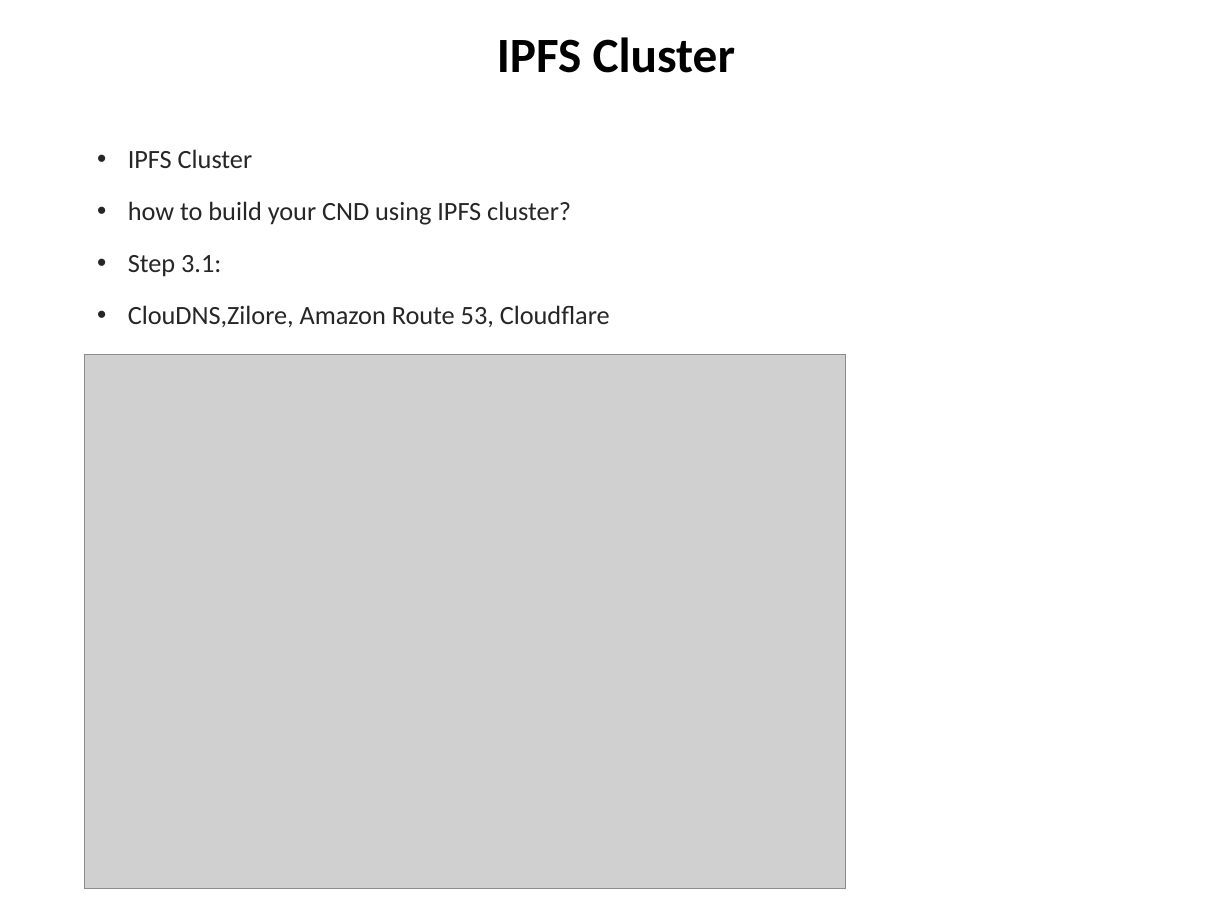
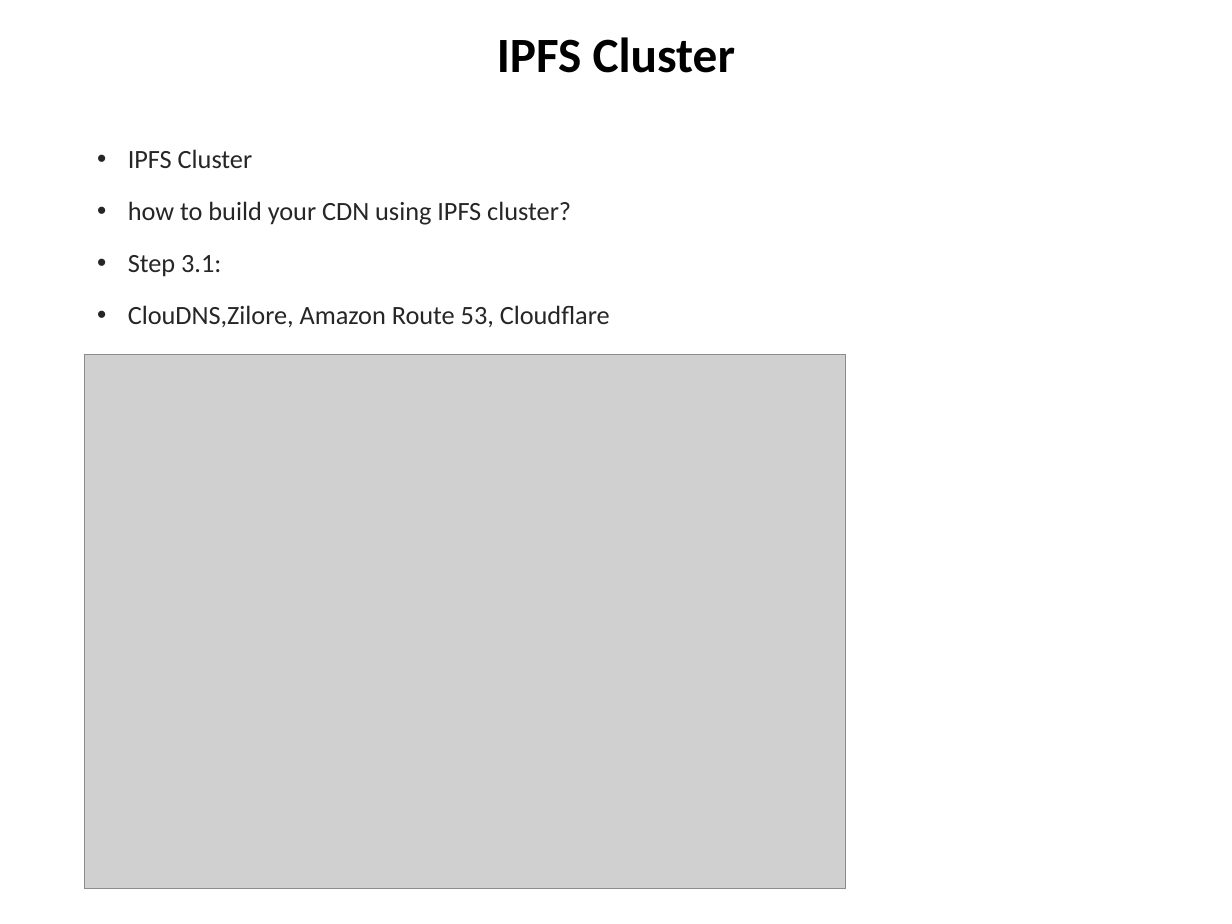
Before and after one commit to chuacw/SGUS-Slides, a slide deck: slide 12 of BCI - Day16 - IPFS.pptx (slide 13 before the commit). Drawn at 1232x924 pixels with LibreOffice and Linux fonts; fonts in the diff are those of the drawing; grey boxes stand for pictures. Boxes give left, top, right and bottom in pixels: in the first picture for what was removed or moved away, otherwise in the second. Text is boxed around its words. In the diff, an @@ line names an element or a change of style, - is before the commit and + after.

```diff
--- a/BCI - Day16 - IPFS.pptx
+++ b/BCI - Day16 - IPFS.pptx
@@ text at [128, 201, 571, 225]: text changed @@
-• how to build your CND using IPFS cluster?
+• how to build your CDN using IPFS cluster?
```
Also in this commit, not shown: 4 other slides changed, 1 slide removed, 2 other files.
